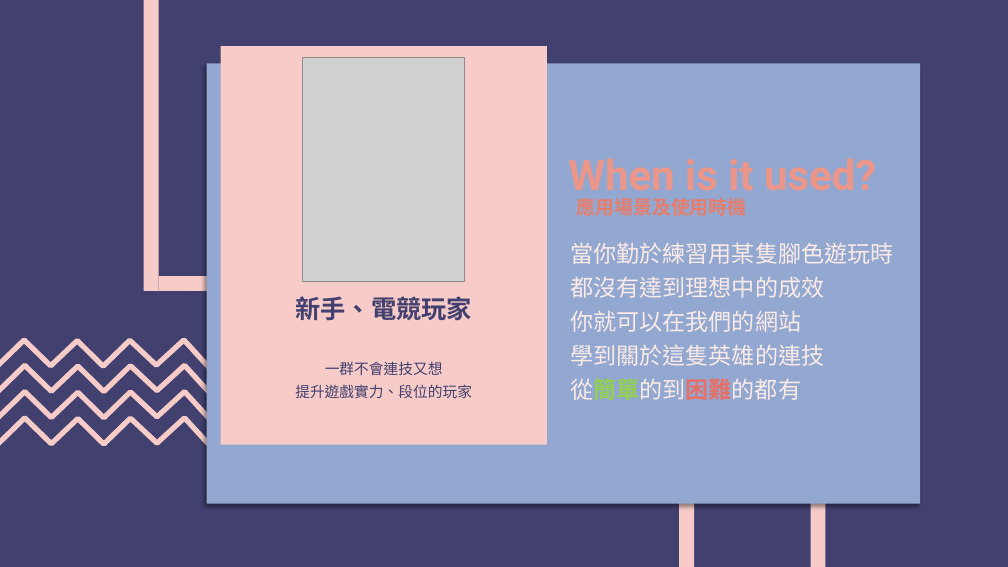
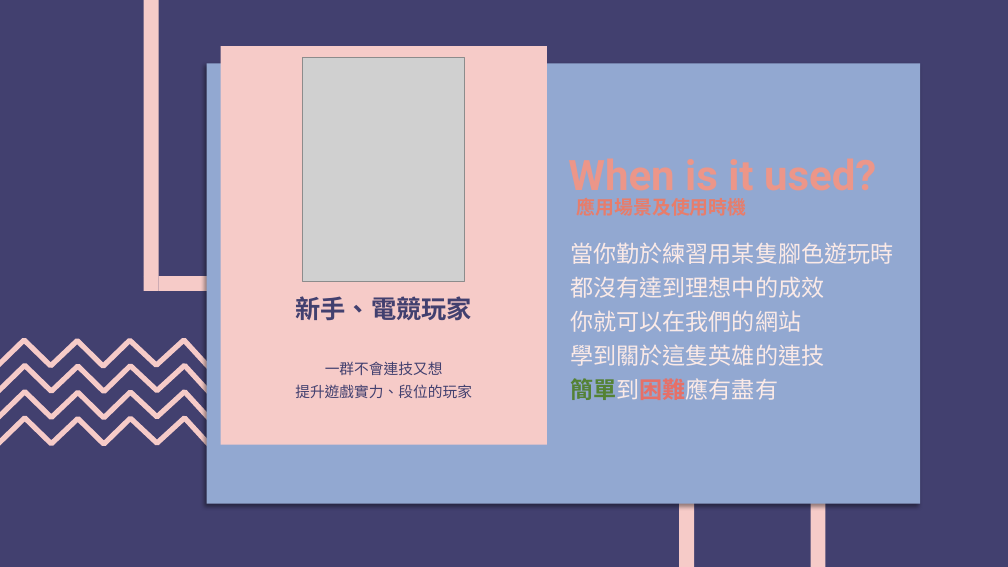
Before and after one commit to leonasdev/WebMidProject, a slide deck: slide 7 of 期末報告企畫書.pptx. Drawn at 1008x567 pixels with LibreOffice and Linux fonts; fonts in the diff are those of the drawing; grey boxes stand for pictures. Boxes give left, top, right and bottom in pixels: in the first picture for what was removed or moved away, otherwise in the second. Text is boxed around its words. In the diff, an @@ line names an element or a change of style, - is before the commit and + after.

```diff
--- a/期末報告企畫書.pptx
+++ b/期末報告企畫書.pptx
@@ text at box(571, 378, 779, 400): text changed @@
-從簡單的到困難的都有
+簡單到困難應有盡有
```
Also in this commit, not shown: 9 other slides changed.
